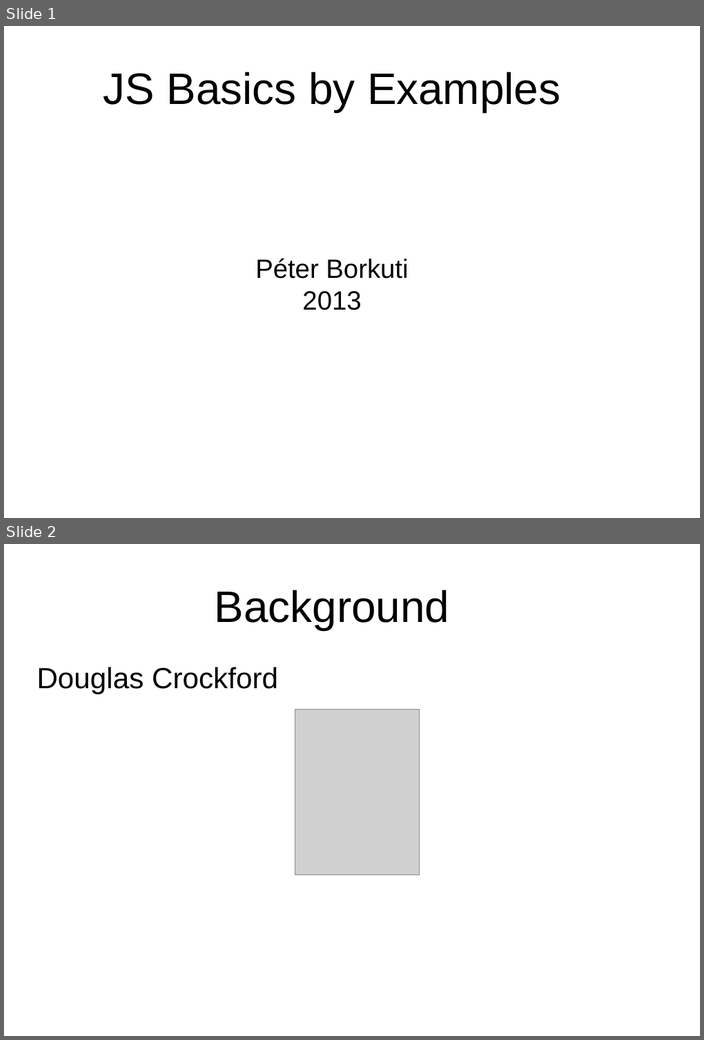
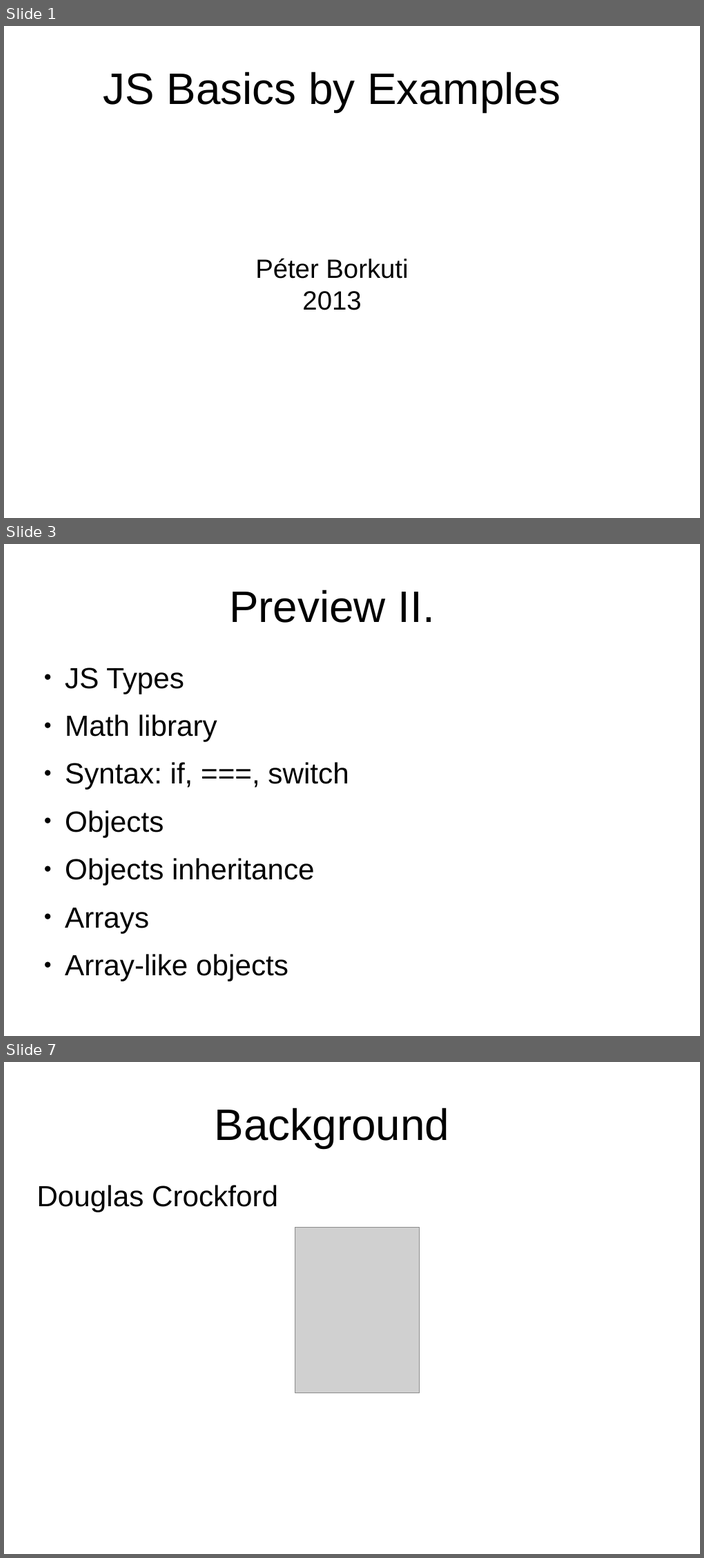
Before and after one commit to peterborkuti/other, a slide deck: JavaScriptBasics/jsbasics-slide.odp. Shown one above the other, each under a label of ours: slides 1 and 2 before the commit, slides 1, 3 and 7 after it; the slides between them are not shown. The pictures are 704x1040 and 704x1558 pixels, drawn with LibreOffice and Linux fonts; fonts in the diff are those of the drawing; grey boxes stand for pictures; background and template pictures are left out. Boxes give left, top, right and bottom in pixels: in the first picture for what was removed or moved away, otherwise in the second. Text is boxed around its words. In the diff, an @@ line names an element or a change of style, - is before the commit and + after.

```diff
--- a/JavaScriptBasics/jsbasics-slide.odp
+++ b/JavaScriptBasics/jsbasics-slide.odp
@@ slide 3 added at (4,544,700,1036), background #FFFFFF @@
@@ title added at (229,590,435,623), 53.3 pt, text #000000 @@
+Preview II.
@@ text added at (65,668,348,981), 35.3 pt, text #000000 @@
+● JS Types
+● Math library
+● Syntax: if, ===, switch
+● Objects
+● Objects inheritance
+● Arrays
+● Array-like objects
@@ what was slide 2 is now slide 7 @@
```
Also in this commit, not shown: 13 other slides added, 1 slide removed, 4 other files.
